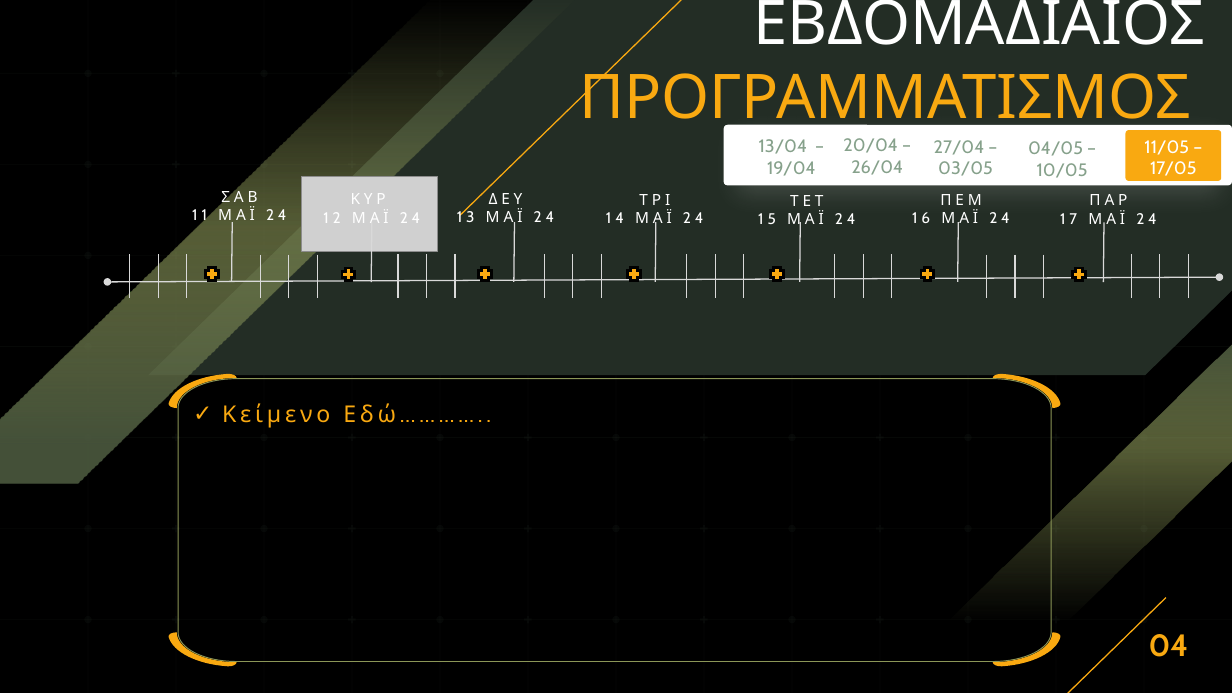
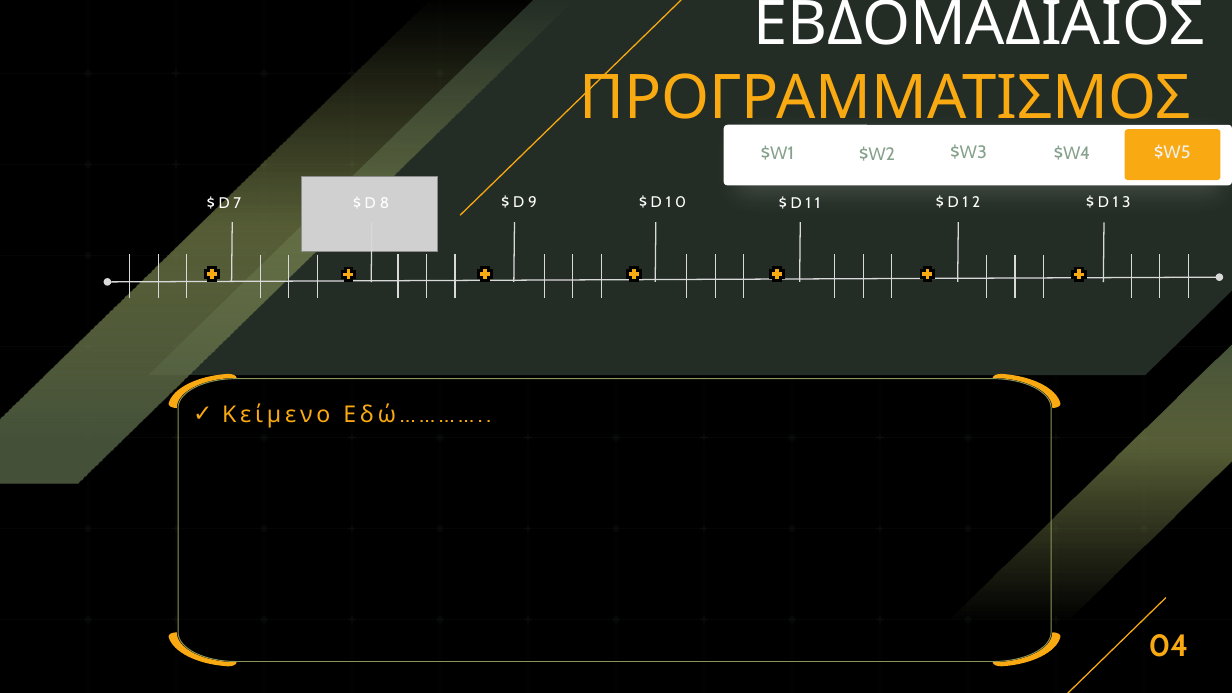
Before and after one commit to GiorgosNik/weekly_report_automator, a slide deck: slide 4 of template/template.pptx. Drawn at 1232x693 pixels with LibreOffice and Linux fonts; fonts in the diff are those of the drawing; grey boxes stand for pictures. Boxes give left, top, right and bottom in pixels: in the first picture for what was removed or moved away, otherwise in the second. Text is boxed around its words. In the diff, an @@ line names an element or a change of style, - is before the commit and + after.

```diff
--- a/template/template.pptx
+++ b/template/template.pptx
@@ group removed at box(759, 138, 1196, 178): 5 texts @@
-13/04 – 19/04
-20/04 – 26/04
-27/04 – 03/05
-04/05 – 10/05
-11/05 – 17/05
@@ group added at box(761, 144, 1190, 161): 5 texts @@
+$W1
+$W2
+$W3
+$W4
+$W5
@@ group removed at box(192, 188, 1157, 229): 7 texts @@
-ΣΑΒ
-11 ΜΑΪ 24
-ΔΕΥ
-13 ΜΑΪ 24
-ΤΡΙ
-14 ΜΑΪ 24
-ΤΕΤ
-15 ΜΑΪ 24
-ΠΕΜ
-16 ΜΑΪ 24
-ΚΥΡ
-12 ΜΑΪ 24
-ΠΑΡ
-17 ΜΑΪ 24
@@ group added at box(207, 195, 1130, 213): 7 texts @@
+$D7
+$D8
+$D9
+$D10
+$D11
+$D12
+$D13
```
Also in this commit, not shown: 1 other slide changed, 2 other files.
